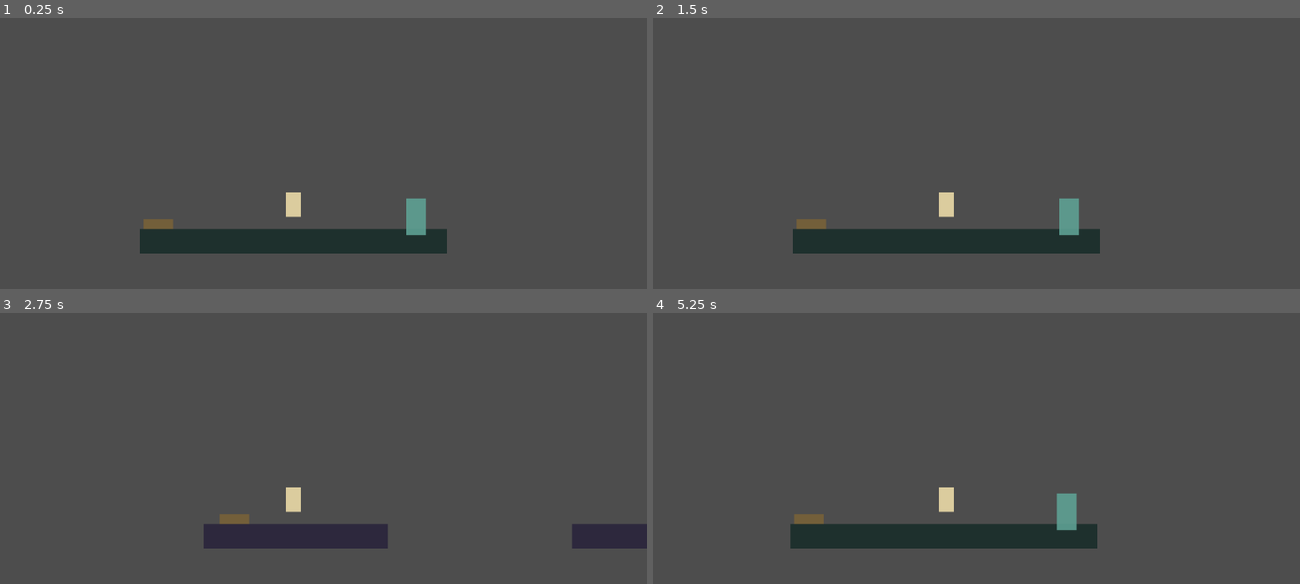
Above: before the commit, frames 1-4 (two rows, left to right).
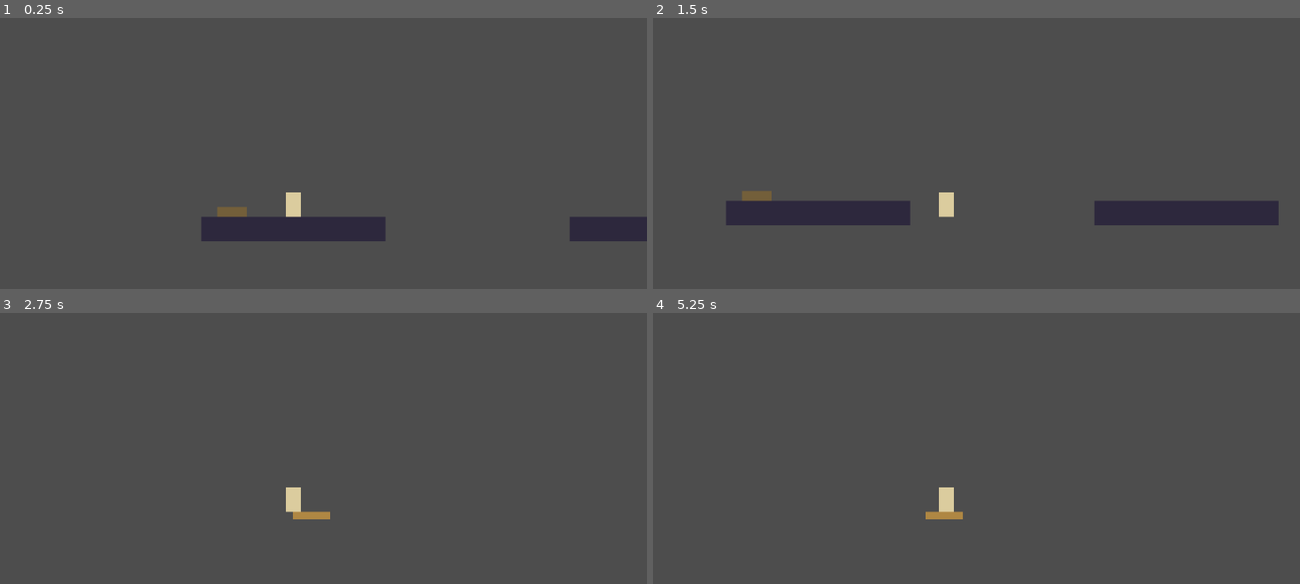
Above: after the commit, the same moments.

Repository: Sintfoap/MonthOfGame
Game: Godot game, scene res://scenes/Midgard.tscn
Same seed, same stepped clock (60 frames per second), same inputs: the game is played once before the commit and once after it.
Inputs:
- Up to frame 1 (0.25 s): no input
- Up to frame 2 (1.5 s): tap Enter (ui_accept) at 0.5, 0.77 s; hold Right (ui_right) from 0.53 s (still down); tap K at 0.6, 1.35 s
- Up to frame 3 (2.75 s): tap Enter (ui_accept) at 1.52 s; release Right (ui_right) at 2.03 s; hold Left (ui_left) from 2.03 s (still down); tap J at 2.1 s; tap K at 2.3 s
- Up to frame 4 (5.25 s): release Left (ui_left) at 2.78 s; hold Right (ui_right) 2.78-4.28 s; tap K at 2.85, 3.6, 4.55, 5.1 s; tap Enter (ui_accept) at 3.02, 3.77, 4.52 s; hold Left (ui_left) 4.28-5.03 s; tap J at 4.35 s; hold Right (ui_right) from 5.03 s (still down)

The runs differ from the first frame. In frame 1, 5.9% of the frame differs, in the area x 21-100%, y 66-87%; in frame 2, 9.9%, in the area x 11-97%, y 64-87%; in frame 3, 4.0%; in frame 4, 5.0%.

Commit message:
Fix trigger self-firing loop and Smithcraft spawn-on-player pop
Root cause of the reported "super glitchy" behavior, found by actually
running the project headless (Godot 4.3, --headless) with simulated input
rather than just reading the code: every trigger's Area2D geometrically
overlaps its own level's ground platform, and Area2D.body_entered fires for
*any* PhysicsBody2D that enters it, not just the player. That meant each
trigger fired on the platform itself the instant a level loaded, sending
Midgard and Svartalfheim into an uncontrolled scene-swap loop every few
physics ticks from the moment the game starts — exactly the constant
flicker/reset behavior described.

LevelBuilder.make_trigger now filters to CharacterBody2D before invoking
the callback. Verified via a headless test harness that walked a simulated
player back and forth across both triggers: transitions now fire once per
actual crossing, paced at realistic walking speed, instead of ~every 4
frames.

Also fixed a smaller, related bug the same tests surfaced: casting
Smithcraft while standing still spawned the seed crystal directly on top of
the player's own collision shape, causing a sudden 16px pop as physics
shoved the player out of the overlap. The cast origin is now offset ahead
of and below the player instead of exactly at their feet.

Diff:
--- a/scripts/player/Player.gd
+++ b/scripts/player/Player.gd
@@ -42,4 +42,7 @@
 		galdur.cast()
 	elif event.keycode == KEY_K and PlayerState.has_smithcraft:
 		var facing := 1.0 if sprite.scale.x >= 0.0 else -1.0
-		smithcraft.cast(global_position, Vector2(facing, 0.0))
+		# Offset ahead of and below the player's feet so the seed cell
+		# doesn't spawn on top of the player's own collision shape.
+		var origin := global_position + Vector2(facing * 24.0, 8.0)
+		smithcraft.cast(origin, Vector2(facing, 0.0))
--- a/scripts/world/LevelBuilder.gd
+++ b/scripts/world/LevelBuilder.gd
@@ -47,6 +47,13 @@
 	var collision := CollisionShape2D.new()
 	collision.shape = shape
 	area.add_child(collision)
-	area.body_entered.connect(on_enter)
+	# Area2D.body_entered fires for any PhysicsBody2D that overlaps it,
+	# including the ground platforms this trigger sits on top of — filter
+	# to the player so the trigger doesn't fire itself the instant the
+	# level loads.
+	area.body_entered.connect(func(body):
+		if body is CharacterBody2D:
+			on_enter.call(body)
+	)
 	parent.add_child(area)
 	return area
